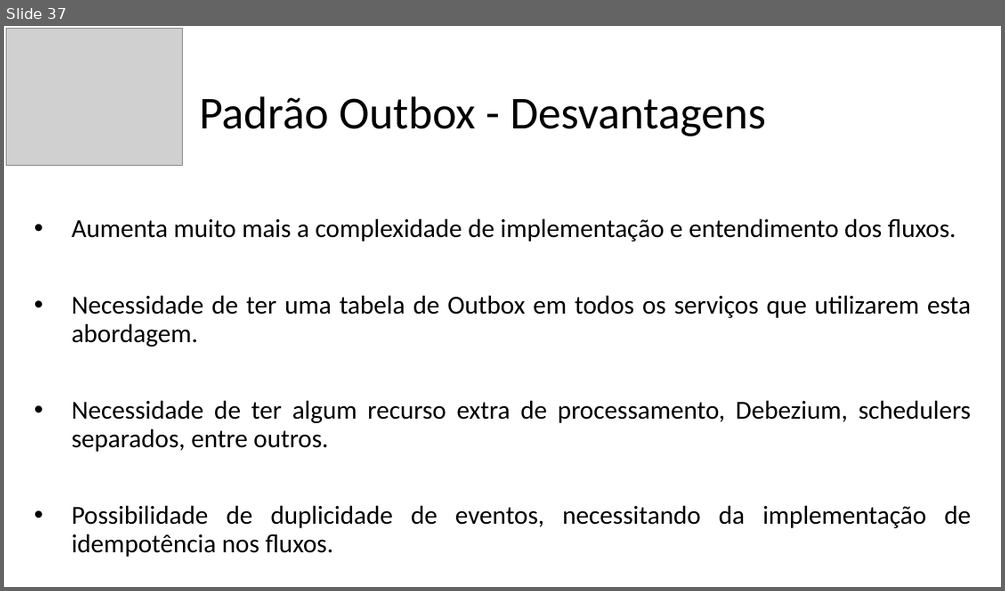
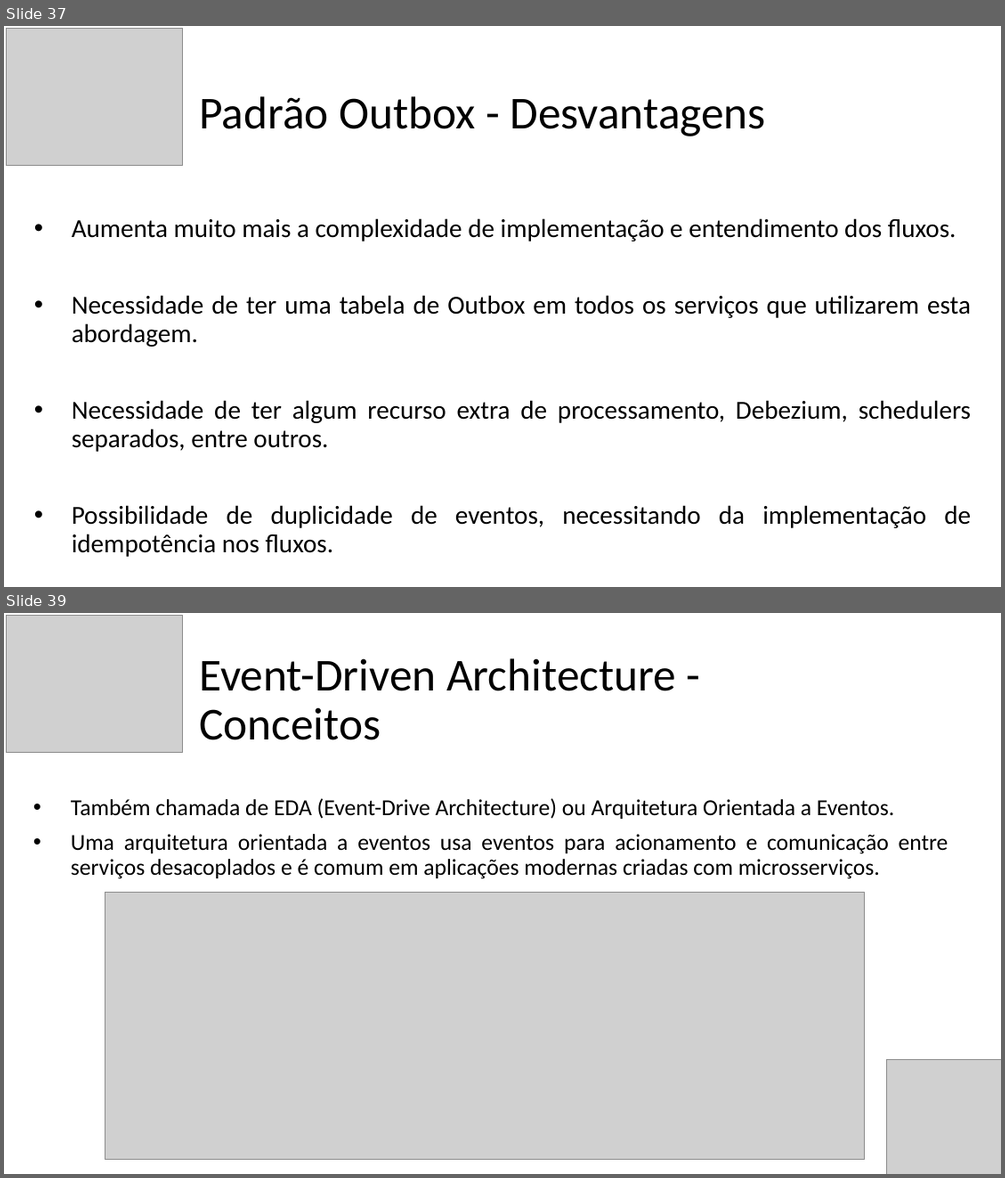
Before and after one commit to vhnegrisoli/curso-udemy-microsservicos-padrao-saga-orquestrado, a slide deck: Conteúdos/Apresentação - Saga.pptx. Shown one above the other, each under a label of ours: slide 37 before the commit, slides 37 and 39 after it; the slides between them are not shown. The pictures are 1005x591 and 1005x1178 pixels, drawn with LibreOffice and Linux fonts; fonts in the diff are those of the drawing; grey boxes stand for pictures. Boxes give left, top, right and bottom in pixels: in the first picture for what was removed or moved away, otherwise in the second. Text is boxed around its words. In the diff, an @@ line names an element or a change of style, - is before the commit and + after.

```diff
--- a/Conteúdos/Apresentação - Saga.pptx
+++ b/Conteúdos/Apresentação - Saga.pptx
@@ slide 39 added at <box>4,613,1001,1174</box>, background #FFFFFF @@
@@ picture added at <box>7,615,183,752</box> @@
@@ text added at <box>199,658,676,740</box>, 44 pt, text #000000 @@
+Event-Driven Architecture - Conceitos
@@ text added at <box>71,798,948,879</box>, 22 pt, text #000000 @@
+• Também chamada de EDA (Event-Drive Architecture) ou Arquitetura Orientada a Eventos.
+• Uma arquitetura orientada a eventos usa eventos para acionamento e comunicação entre serviços desacoplados e é comum em aplicações modernas criadas com microsserviços.
@@ picture added at <box>105,892,864,1159</box> @@
@@ picture added at <box>886,1060,1001,1174</box> @@
```
Also in this commit, not shown: 2 slides changed, 15 other slides added, 1 slide removed.
